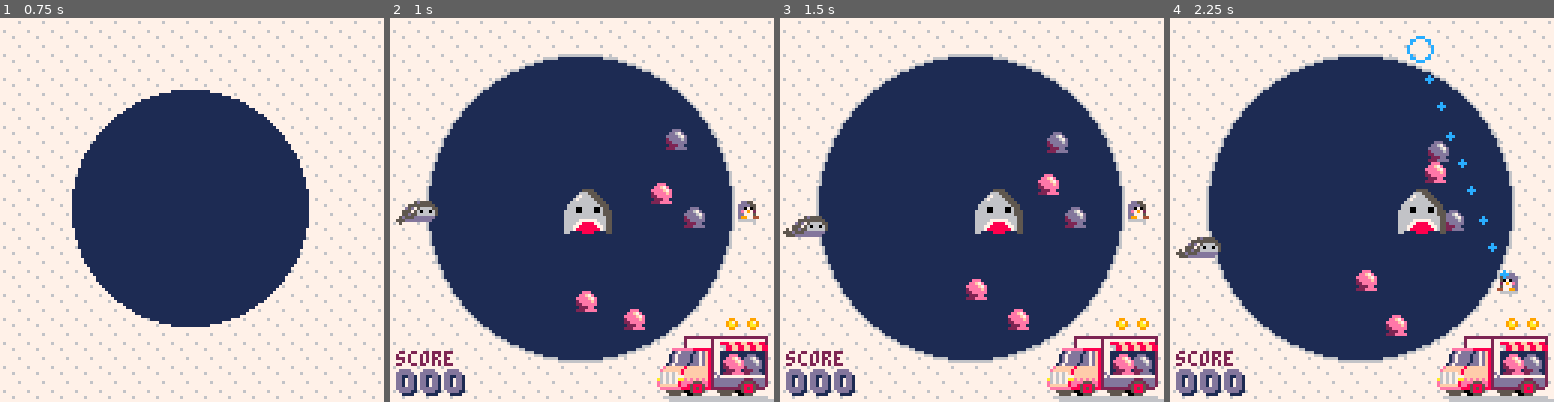
Above: before the commit, frames 1-4 (left to right).
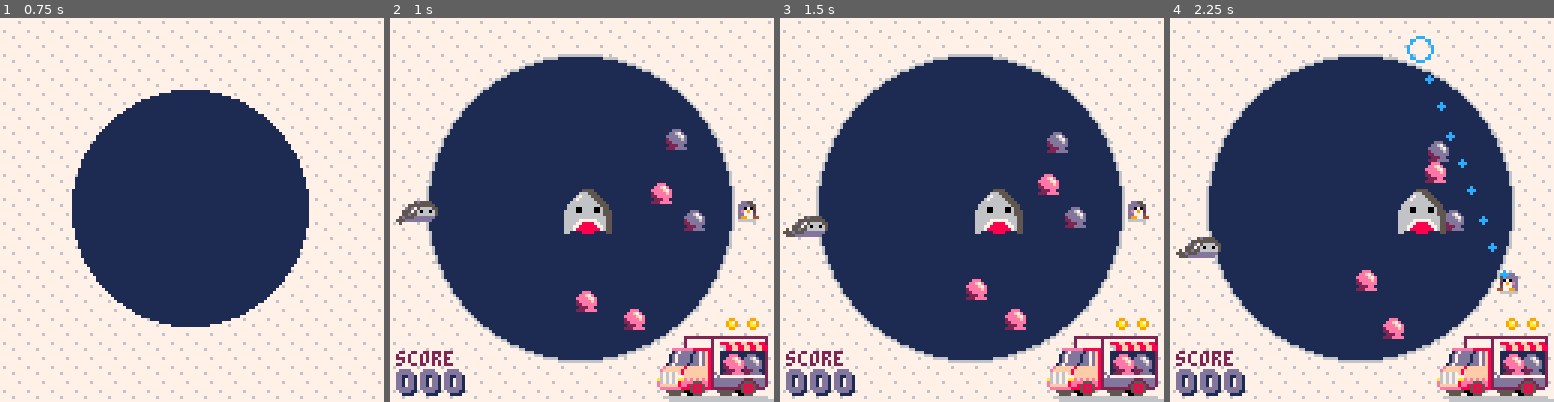
Above: after the commit, the same moments.

Repository: phwebi/loop-n-scoop
Game: PICO-8 cartridge not_frogger.p8
Same seed, same stepped clock (60 frames per second), same inputs: the game is played once before the commit and once after it.
Inputs:
- Up to frame 1 (0.75 s): tap X (X key) at 0.33 s; tap O (Z key) at 0.7 s
- Up to frame 2 (1 s): no input
- Up to frame 3 (1.5 s): tap X (X key) at 1.07 s
- Up to frame 4 (2.25 s): hold Right 1.6-2.1 s; tap O (Z key) at 1.7, 2.1 s; tap X (X key) at 1.85 s; hold Up from 2.15 s (still down)

Frame 1 is identical in both runs. In frame 2, 0.2% of the frame differs, in the area x 76-83%, y 49-56%; in frame 3, 0.2%; in frame 4, 0.2%, in the area x 55-62%, y 77-84%.

Commit message:
only spawn ice cream when done leaping

Diff:
--- a/not_frogger.p8
+++ b/not_frogger.p8
@@ -497,6 +497,10 @@
   if (p.state == moving) then
     handle_player_movement()
     if btnp(btn_z) then setup_aim() end -- press z to aim
+
+    if #pickups < 5 then
+      add_pickup()
+    end
   elseif (p.state == aiming) then
     handle_player_movement()
     if btnp(btn_x) then -- press x to cancel
@@ -529,10 +533,6 @@
     foreach(enemies, handle_enemy)
     foreach(enemies, handle_enemy_movement)
     foreach(orders, handle_order)
-  end
-
-  if #pickups < 5 then
-    add_pickup()
   end
 
   if p.score > best then
